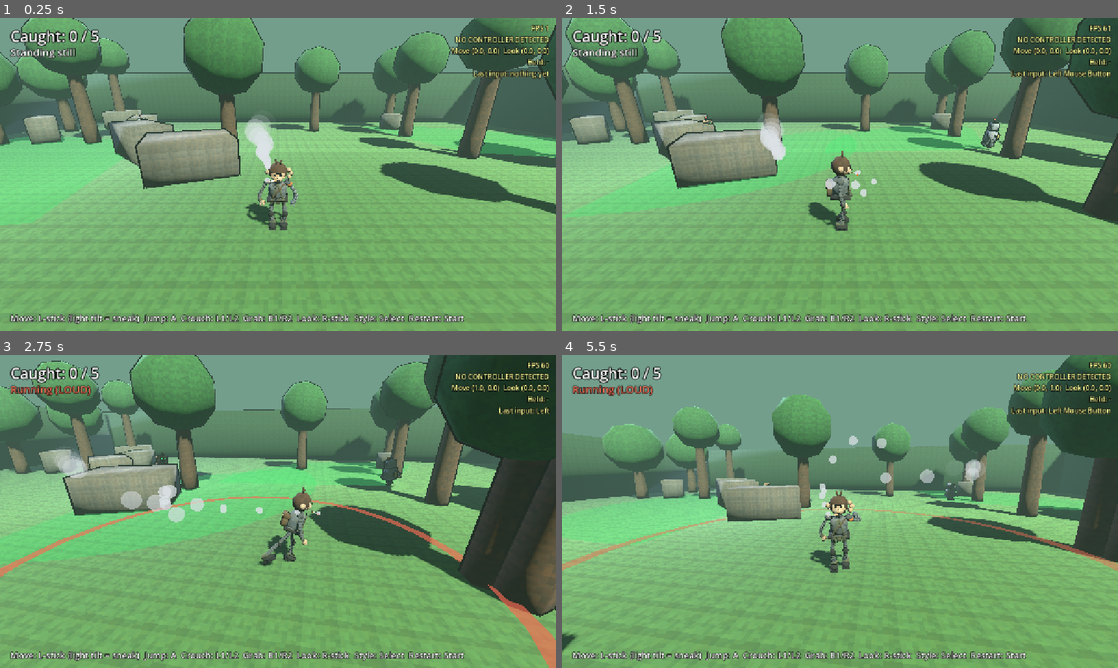
Above: before the commit, frames 1-4 (two rows, left to right).
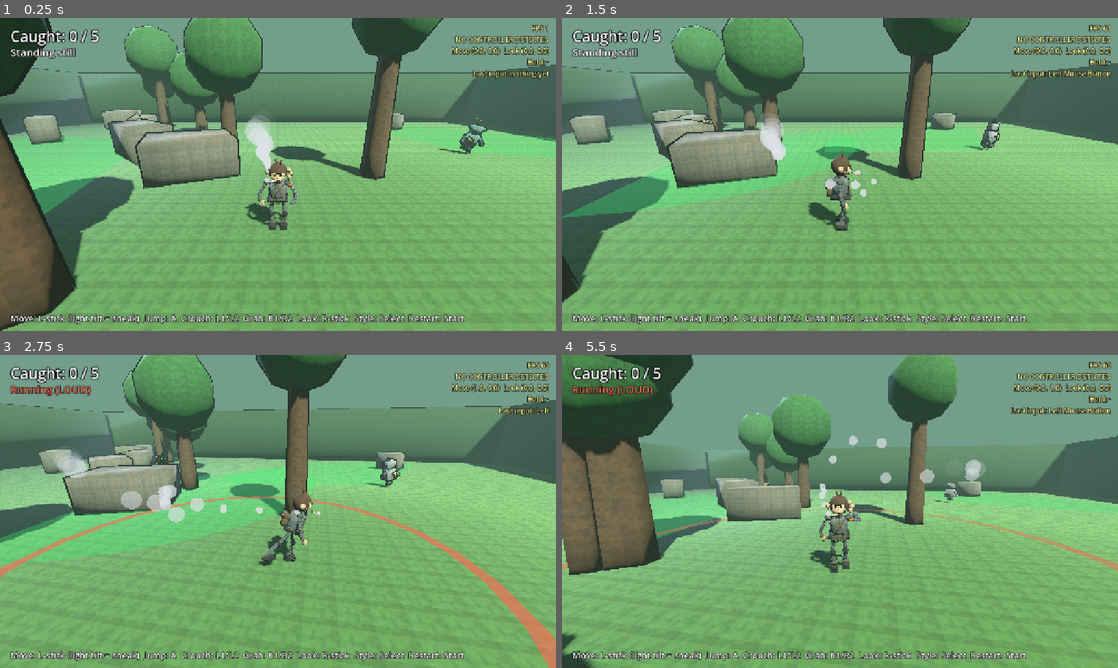
Above: after the commit, the same moments.

Repository: StoneColdOS/Caveman-Catchers
Game: Godot game, scene res://scenes/main.tscn
Same seed, same stepped clock (60 frames per second), same inputs: the game is played once before the commit and once after it.
Inputs (mouse positions are in pixels of both pictures, inside the frame that each line leads up to):
- Up to frame 1 (0.25 s): no input
- Up to frame 2 (1.5 s): tap Enter (restart) at 0.5 s; move the mouse to (962, 158) at 0.52 s; hold D (move_right) 0.53-1.25 s; hold Shift (crouch) 0.53-1.25 s; click (962, 158) at 0.67 s; tap Space (jump) at 0.77, 1.07 s; drag from (728, 190) to (812, 237) at 1.27 s
- Up to frame 3 (2.75 s): move the mouse to (333, 442) at 2.02 s; hold D (move_right) from 2.03 s (still down); tap Left (look_left) at 2.1 s
- Up to frame 4 (5.5 s): release D (move_right) at 2.75 s; drag from (812, 574) to (673, 464) at 2.77 s; move the mouse to (1006, 558) at 3.52 s; hold A (move_left) 3.53-4.25 s; tap Up (look_up) at 3.6 s; tap Space (jump) at 3.77, 4.07 s; drag from (673, 464) to (756, 433) at 4.27 s; move the mouse to (867, 511) at 5.02 s; hold S (move_back) from 5.03 s (still down); tap T (style) at 5.1 s; click (867, 511) at 5.17 s

The runs differ from the first frame. In frame 1, 27% of the frame differs, in the area x 0-100%, y 0-100%; in frame 2, 25%; in frame 3, 28%; in frame 4, 30%.
Error before the commit: Cannot call method 'get_nodes_in_group' on a null value. (res://scripts/main.gd:304)

Commit message:
Trees stay still (dancing trees were distracting)
Co-Authored-By: Claude Opus 5.5 <noreply@anthropic.com>
Claude-Session: https://claude.ai/code/session_01X5D3NCWGJ5U6tQxJ5x7zR9

Diff:
--- a/scripts/main.gd
+++ b/scripts/main.gd
@@ -44,7 +44,6 @@
 	_update_alert()
 	if Input.is_action_just_pressed("style"):
 		Util.set_rubber(get_tree(), not Util.rubber)
-	_dance_trees()
 	if player and mode_label:
 		mode_label.text = player.move_mode
 		var loud: bool = player.move_mode.begins_with("Running")
@@ -197,8 +196,6 @@
 	trunk.radial_segments = 6
 	body.add_child(Util.mesh(trunk, Color(0.35, 0.24, 0.15), Vector3(0, trunk_h / 2.0, 0)))
 	var canopy := Util.mesh(Util.sphere(rng.randf_range(1.6, 2.4)), Color(0.18, 0.42, 0.18), Vector3(0, trunk_h + 0.6, 0))
-	canopy.set_meta("phase", rng.randf() * 0.6)
-	canopy.add_to_group("dancers")
 	body.add_child(canopy)
 
 
@@ -297,17 +294,6 @@
 	_update_hud()
 
 
-## Tree tops squash and sway to the beat in rubber hose mode.
-func _dance_trees() -> void:
-	var b := Util.beat()
-	var a := 0.07 if Util.rubber else 0.0
-	for c in get_tree().get_nodes_in_group("dancers"):
-		var ph: float = c.get_meta("phase")
-		var bounce := absf(sin(b * 0.5 + ph))
-		c.scale = Vector3(1.0 + a * (1.0 - bounce), 1.0 - a + 2.0 * a * bounce, 1.0 + a * (1.0 - bounce))
-		c.rotation.z = sin(b * 0.25 + ph * 3.0) * a * 1.5
-
-
 ## Spotted robots just run (Ape Escape style); the "!" over their heads is the only alarm.
 func _update_alert() -> void:
 	pass
Not shown, changed: docs/ROADMAP.md
